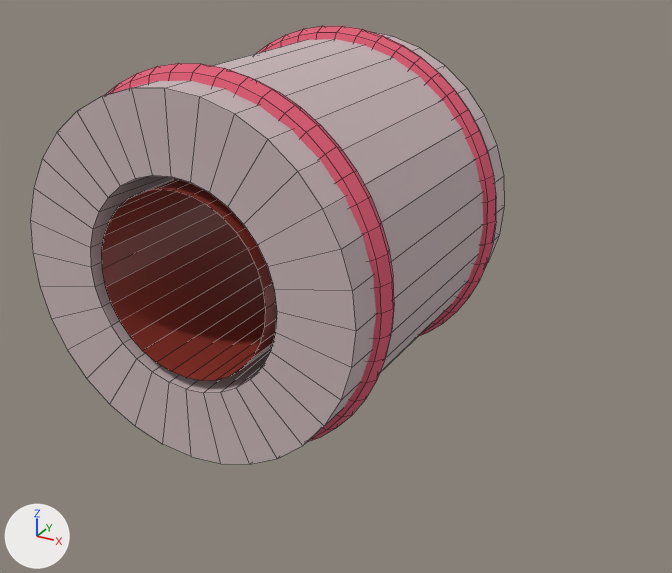
Before and after pictures for a commit that changed the FBX model Assets/Models/PaperRoll.fbx.
Camera for both pictures: a 50 mm lens placed at (2.75, -4.37, 1.88), pointed at (0.42, -0.14, -0.23). Arrows for +X, +Y and +Z are at lower left; the lights stay in place. Mesh edges are drawn as thin lines. Where no turn or scale is listed for an object, it has been applied to the vertices.
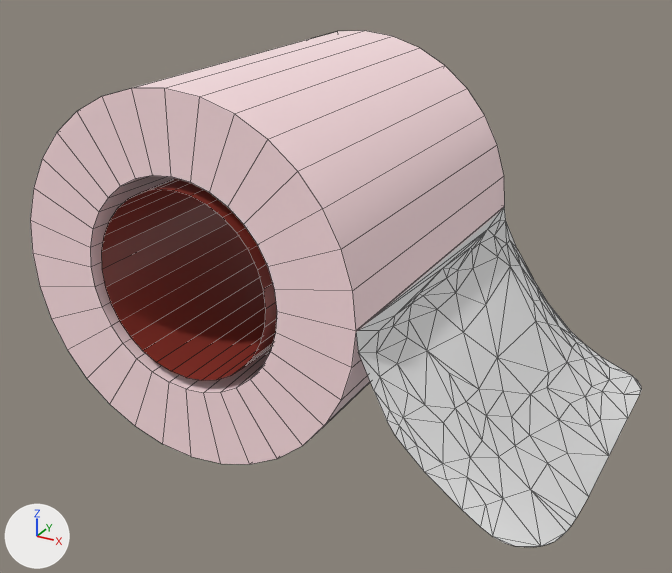
Where the change shows, as pixel boxes [x1, y1, x2, y2] in the pictures (672 x 573 px):
```json
{"object": "Toilet Paper", "change": "recoloured", "before": [30, 31, 505, 464], "after": [30, 31, 505, 464]}
{"object": "Circle", "change": "added", "after": [356, 207, 641, 547]}
{"object": "Torus", "change": "deleted", "before": [106, 26, 496, 442]}
```

The change, as JSON lines over the scene's bpy script:
```json
{"op": "set", "path": "mat_material_002.base_color", "old": "(0.681, 0.569, 0.582)", "new": "(1.0, 0.834, 0.853)", "note": "light grey #d7c7c9 -> white #ffebee"}
{"op": "add", "block": "me_circle_001", "code": ["me_circle_001 = bpy.data.meshes.new('Circle.001')", "me_circle_001.from_pydata(...)  # 127 vertices, 213 faces; spans x -1.08..-0.09, y -1.01..1.01, z -0.99..0.0"]}
{"op": "remove", "block": "ob_torus", "code": ["ob_torus = bpy.data.objects.new('Torus', me_torus)", "ob_torus.location = (0.0, -0.711, 0.0)", "ob_torus.rotation_euler = (1.571, 0.0, -3.142)  # degrees (90, 0, -180)", "ob_torus.scale = (-0.838, -0.851, -0.567)"]}
{"op": "add", "block": "ob_circle", "code": ["ob_circle = bpy.data.objects.new('Circle', me_circle_001)", "ob_circle.location = (2.082, 0.0, 0.0)"]}
```
